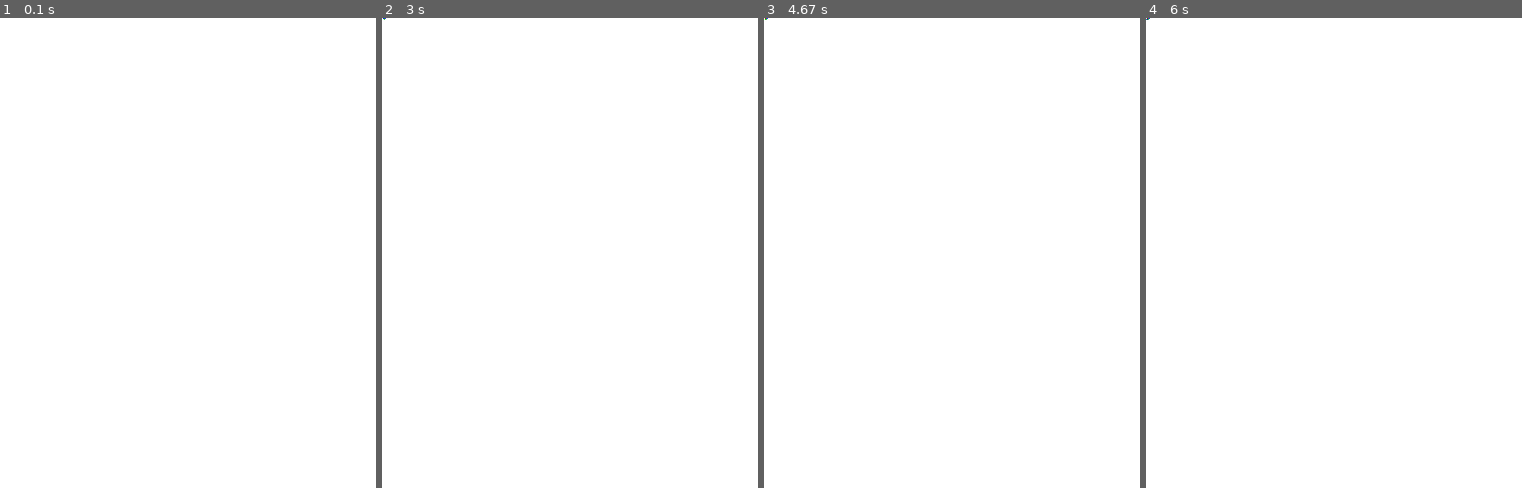
Above: before the commit, frames 1-4 (left to right).
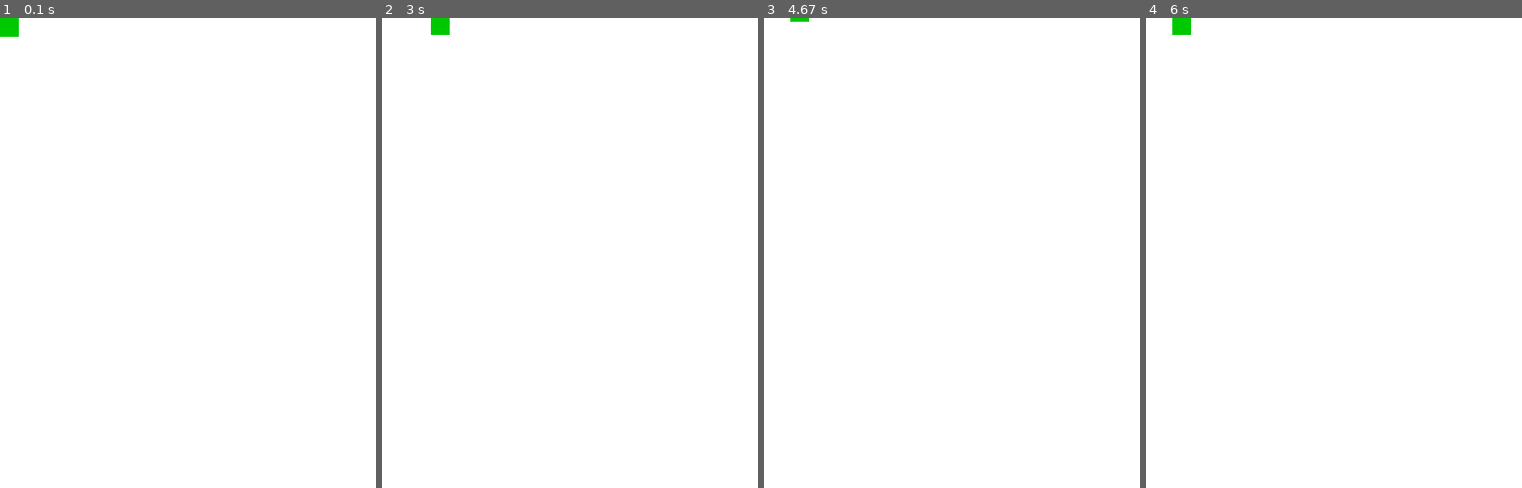
Above: after the commit, the same moments.

Repository: jonoreilly/python
Game: pygame game, started from pygame/test1.py
Same seed, same stepped clock (60 frames per second), same inputs: the game is played once before the commit and once after it.
Inputs:
- Up to frame 1 (0.1 s): no input
- Up to frame 2 (3 s): hold Space 0.33-0.8 s; hold Right 0.33-0.8 s; hold Right 0.83-1.3 s; hold Up 1.33-1.63 s; hold Right 1.67-2.13 s; hold Left 2.17-2.7 s; hold Down from 2.73 s (still down)
- Up to frame 3 (4.67 s): release Down at 3.03 s; hold Left 3.07-3.47 s; hold Up 3.5-3.87 s; hold Down from 4.57 s (still down)
- Up to frame 4 (6 s): release Down at 4.93 s; hold Left 4.97-5.43 s; hold Right 5.47-5.93 s; hold Up from 5.97 s (still down)

The runs differ from the first frame. In frame 1, 0.2% of the frame differs, in the area x 0-5%, y 0-4%; in frame 2, 0.2%; in frame 3, less than 0.1%; in frame 4, 0.2%.

Commit message:
pygame improved input handling

Diff:
--- a/pygame/test1.py
+++ b/pygame/test1.py
@@ -19,34 +19,46 @@
 
 
 #display
-size = [400,500]
-screen = pygame.display.set_mode(size)
+windowsize = [400,500]
+screen = pygame.display.set_mode(windowsize)
 pygame.display.set_caption("Test1")
 
 
 #clock
-clock = pygame.time.Clock()
+clock = pygame.time.Clock()   #clock.tick( X )  where X is FPS
 
 
+'''
 #data init
 pxarray = []
-for i in range (0,size[0]):
+for i in range (0,windowsize[0]):
     pxarray.append([])
-    for e in range (0,size[1]):
+    for e in range (0,windowsize[1]):
         pxarray[i].append([])
+'''
 
 
+#draw to screen
 def refresh():
     pygame.display.flip()
 
 
+#set pixel to
 def pixel (place,color): #place = (x,y)
     screen.set_at(place,color)
 
 
+#end all
+def shutdown():
+    pygame.quit()
+    quit()
+
+'''
+#sketch a line using arrow keys step by step
 def gametest ():
     cursor = [0,0]
     color = white
+    speed = [0,0]
     while True:
         for event in pygame.event.get():
             if event.type == pygame.QUIT:
@@ -54,22 +66,126 @@
                 quit()
             elif event.type == pygame.KEYDOWN:
                 if event.key == pygame.K_UP and cursor[1] > 0:
-                    cursor[1] -= 1
+                    speed[1] = -1
                     color = red
                 elif event.key == pygame.K_DOWN and cursor[1] < size[1]:
-                    cursor[1] += 1
+                    speed[1] = 1
                     color = green
                 elif event.key == pygame.K_RIGHT and cursor[0] < size[0]:
-                    cursor[0] += 1
+                    speed[0] = 1
                     color = blue
                 elif event.key == pygame.K_LEFT and cursor[0] > 0:
-                    cursor[0] -= 1
+                    speed[0] = -1
                     color = yellow
+            elif event.type == pygame.KEYUP:
+                speed = [0,0]
+        cursor[0] += speed[0]
+        cursor[1] += speed[1]
         pixel(cursor,color)
         pygame.display.flip()
-        clock.tick(10)
+        clock.tick(60)
+'''
+
+
+'''
+#test keymap class (arrow keys)
+def inputtest ():
+    keys = keymap()
+    while True:
+        keys.inputs()
+        keys.action()
+'''
+
+
+#draw a rectangle and move it on screen (main loop)
+def rectangletest():
+    player = MOB()
+    keys = keymap()
+    while True:
+        keys.inputs()
+        keys.action(player)
+        screen.fill(white)
+        player.draw()
+        refresh()
+        clock.tick(60)
+
+
+#keyboard input manipulation class
+class keymap ():
+    #key flags
+    UP = False
+    DOWN = False
+    LEFT = False
+    RIGHT = False
+    ESCAPE = False
+    SPACE = False
+
+    #set input flags
+    def inputs (self):
+        for event in pygame.event.get():
+            if event.type == pygame.QUIT:
+                shutdown()
+            elif event.type == pygame.KEYDOWN:
+                if event.key == pygame.K_ESCAPE:
+                    shutdown()
+                elif event.key == pygame.K_UP:
+                    self.UP = True
+                elif event.key == pygame.K_DOWN:
+                    self.DOWN = True
+                elif event.key == pygame.K_LEFT:
+                    self.LEFT = True
+                elif event.key == pygame.K_RIGHT:
+                    self.RIGHT = True
+                elif event.key == pygame.K_SPACE:
+                    self.SPACE = True
+            elif event.type == pygame.KEYUP:
+                if event.key == pygame.K_UP:
+                    self.UP = False
+                elif event.key == pygame.K_DOWN:
+                    self.DOWN = False
+                elif event.key == pygame.K_LEFT:
+                    self.LEFT = False
+                elif event.key == pygame.K_RIGHT:
+                    self.RIGHT = False
+                elif event.key == pygame.K_SPACE:
+                    self.SPACE = False
+
+    #call functions if flags
+    def action (self, car):
+        speed = [0, 0]
+        if self.UP:
+            speed[1] += -1
+        if self.DOWN:
+            speed[1] += 1
+        if self.LEFT:
+            speed[0] += -1
+        if self.RIGHT:
+            speed[0] += 1
+        car.move(speed)
+        if self.SPACE:
+            car.color = red
+        else:
+            car.color = green
+
+
+#player class
+class MOB ():
+    pos = [0, 0]
+    size = [20, 20]
+    color = black
+
+
+    #set position
+    def move(self, speed):
+        self.pos[0] += speed[0]
+        self.pos[1] += speed[1]
+
+
+    #draw square
+    def draw(self):
+        pygame.draw.rect(screen, self.color,(self.pos[0], self.pos[1], self.size[0], self.size[1]))#add frame_size between ")" - ")"
 
 
 #main script
 screen.fill(white)
-gametest()
+rectangletest()
